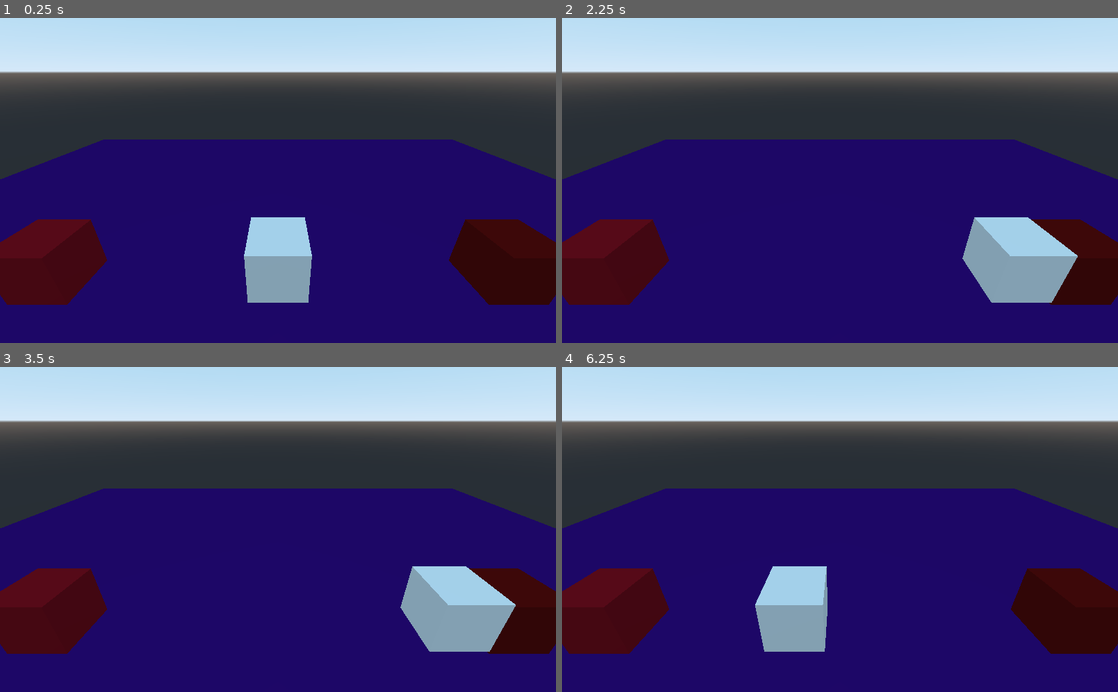
Above: before the commit, frames 1-4 (two rows, left to right).
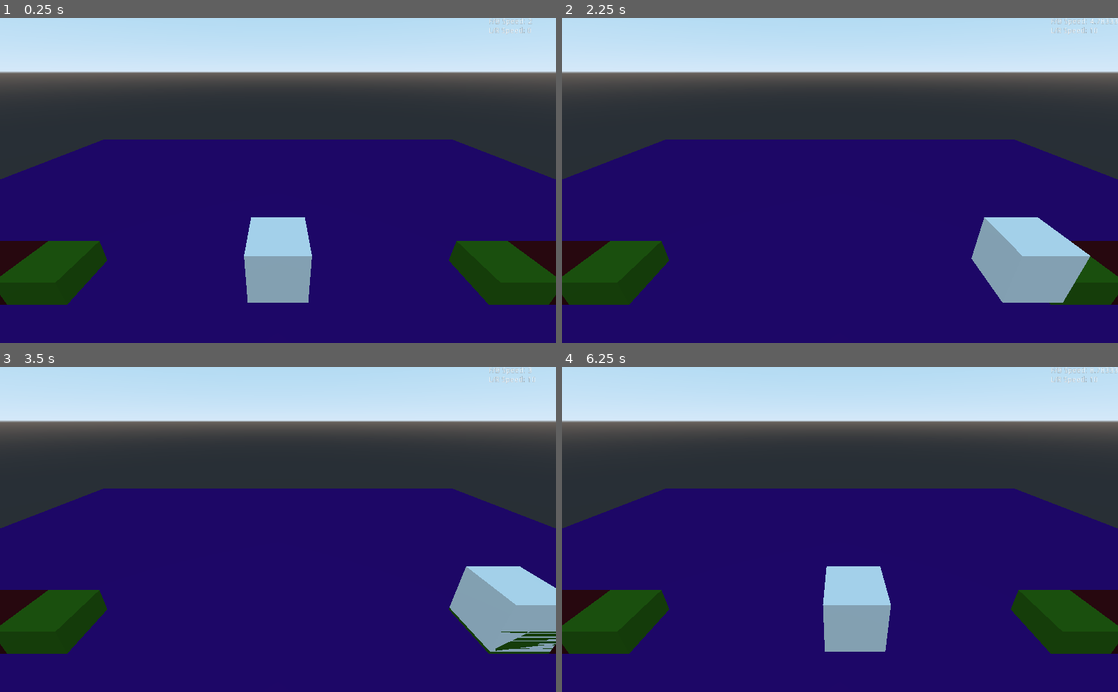
Above: after the commit, the same moments.

Repository: DevinPentecost/ld44
Game: Godot game, scene res://scenes/DevinTestScene.tscn
Two runs of this game, one before a commit and one after it. Both use one fixed random seed, a clock stepped at 60 frames per second and the inputs below. The project has no main scene, so this scene is started directly.
Inputs:
- Up to frame 1 (0.25 s): no input
- Up to frame 2 (2.25 s): tap Enter at 0.5 s; hold D (move_right) 0.53-1.28 s; hold W (boost) 0.53-1.28 s; hold S (brake) 1.28-2.03 s; tap W (boost) at 1.35 s; tap Space at 2 s; hold D (move_right) from 2.03 s (still down); hold W (boost) from 2.03 s (still down)
- Up to frame 3 (3.5 s): keep holding D (move_right); release W (boost) at 2.78 s; tap W (boost) at 2.85 s
- Up to frame 4 (6.25 s): release D (move_right) at 3.53 s; hold W (boost) 3.53-4.28 s; hold A (move_left) 3.53-5.03 s; tap W (boost) at 4.35, 5.85 s; hold S (brake) 5.03-5.78 s; hold W (boost) 5.03-5.78 s; tap Enter at 5.75 s; hold D (move_right) from 5.78 s (still down)

The runs differ from the first frame. In frame 1, 7.9% of the frame differs, in the area x 0-100%, y 0-89%; in frame 2, 7.0%; in frame 3, 10%; in frame 4, 14%.

Commit message:
Committing player, can colide with terrain

Diff:
--- a/project/objects/Player/Player.gd
+++ b/project/objects/Player/Player.gd
@@ -28,21 +28,47 @@
 		#You can always brake
 		return brake
 
-
-#The player's movement state object
 var movement_state = MovementState.new()
+
+class CollisionState:
+	var shoulder = false
+	var wall = false
+
+	var obstacle_speed #How much to slow down to if you hit an obstacle (instant)
+
+	var wall_speed_adjust = -7 #How slow to go when hitting the wall
+	var wall_acceleration = 8 #How quickly to slow down when hitting the wall
+
+	var shoulder_speed_adjust = -4 #Speed is reduced by this much on the shoulder
+
+	func is_colliding_shoulder():
+		return shoulder and not wall
+
+var collision_state = CollisionState.new()
+
 
 #Turning speeds
 var turn_speed = 10 #Left and right movement per second normally
 var turn_boost_speed = 6
 var turn_brake_speed = 3
+var current_turn_speed = 0
 
 #Forward speed things
+var current_speed = 1
+var current_acceleration = 0
+var target_speed = 0
+
+
 var max_speed = 10
-var acceleration = 3
+var min_speed = 1
+var acceleration = 4
+
 var max_speed_boost = 15
-var boost_acceleration = 5
-var brake_speed = 5
+var acceleration_boost = 5
+
+var speed_brake = 3
+var acceleration_brake = -9
+
 
 # Called when the node enters the scene tree for the first time.
 func _ready():
@@ -51,13 +77,82 @@
 	set_process_unhandled_key_input(true)
 
 	#Process every frame as well
-	set_process(true)
-
-func _process(delta):
+	#set_process(true)
+	set_physics_process(true)
+
+func connect_to_terrain_areas(shoulders, walls):
+	#Each shoulder needs to connect it's body entered function to call our callback
+	for shoulder in shoulders:
+		shoulder.connect("body_entered", self, "_on_shoulder_body_entered")
+		shoulder.connect("body_exited", self, "_on_shoulder_body_exited")
+
+	#Each shoulder needs to connect it's body entered function to call our callback
+	for wall in walls:
+		wall.connect("body_entered", self, "_on_wall_body_entered")
+		wall.connect("body_exited", self, "_on_wall_body_exited")
+
+func _physics_process(delta):
+
 	#Are we moving?
-	_process_movement(delta)
-
-func _process_movement(delta):
+	_process_movement_turn(delta)
+
+	#Are we speeding?
+	_process_movement_forward(delta)
+
+func _process_movement_forward(delta):
+
+	#Are we boosting or braking?
+	if movement_state.is_braking():
+		#We need to start slowing down
+		target_speed = speed_brake
+		current_acceleration = acceleration_brake
+
+	elif movement_state.is_boosting():
+		#We start speeding up!
+		target_speed = max_speed_boost
+		current_acceleration = acceleration_boost
+
+	else:
+		#Regular movemement
+		target_speed = max_speed
+		current_acceleration = acceleration
+
+
+	#Are we hitting a wall?
+	if collision_state.wall:
+		#Slow way down!
+		target_speed += collision_state.wall_speed_adjust
+		target_speed = max(target_speed, min_speed)
+		current_acceleration = collision_state.wall_acceleration
+
+	#If we are hitting the shoulder, slow down a bit
+	if collision_state.is_colliding_shoulder():
+		target_speed += collision_state.shoulder_speed_adjust
+		target_speed = max(target_speed, min_speed)
+
+	#Are we going too fast?
+	if current_speed > target_speed:
+		current_acceleration = -abs(acceleration)
+
+	#Increment our velocity according to our acceleration (adjusted by frame delta)
+	var velocity_change = current_acceleration * delta
+	current_speed += velocity_change
+
+	#We can't go past our target
+	if current_acceleration > 0:
+		#We are speeding up
+		if current_speed > target_speed:
+			current_speed = target_speed
+
+	elif current_acceleration < 0:
+		#We are slowing down
+		if current_speed < target_speed:
+			current_speed = target_speed
+
+	#Make sure we don't accidentally go too slow
+	current_speed = max(current_speed, min_speed)
+
+func _process_movement_turn(delta):
 
 	#Which direction to move?
 	var movement_direction = movement_state.get_movement_direction()
@@ -68,6 +163,9 @@
 		turning_speed = turn_brake_speed
 	elif movement_state.is_boosting():
 		turning_speed = turn_boost_speed
+
+
+	current_turn_speed = turning_speed * movement_direction
 
 	var movement_vector = Vector3(turning_speed, 0, 0) * movement_direction
 
@@ -96,3 +194,25 @@
 		movement_state.brake = true
 	elif event.is_action_released("brake"):
 		movement_state.brake = false
+
+func _on_shoulder_body_entered(body):
+	#Check we're the one who is affected
+	if body == self:
+		collision_state.shoulder = true
+
+
+func _on_shoulder_body_exited(body):
+	#Check if we're the one who is affected
+	if body == self:
+		collision_state.shoulder = false
+
+func _on_wall_body_entered(body):
+	#Check we're the one who is affected
+	if body == self:
+		collision_state.wall = true
+
+
+func _on_wall_body_exited(body):
+	#Check if we're the one who is affected
+	if body == self:
+		collision_state.wall = false
--- /dev/null
+++ b/project/objects/Track/Shoulder.tscn
@@ -0,0 +1,18 @@
+[gd_scene load_steps=4 format=2]
+
+[sub_resource type="BoxShape" id=1]
+
+[sub_resource type="SpatialMaterial" id=2]
+albedo_color = Color( 0.14902, 0.372549, 0.0470588, 1 )
+
+[sub_resource type="CubeMesh" id=3]
+material = SubResource( 2 )
+
+[node name="Shoulder" type="Area"]
+
+[node name="CollisionShape" type="CollisionShape" parent="."]
+shape = SubResource( 1 )
+
+[node name="MeshInstance" type="MeshInstance" parent="."]
+mesh = SubResource( 3 )
+material/0 = null
--- /dev/null
+++ b/project/objects/Track/Wall.tscn
@@ -0,0 +1,25 @@
+[gd_scene load_steps=5 format=2]
+
+[sub_resource type="BoxShape" id=1]
+
+[sub_resource type="CubeMesh" id=2]
+
+[sub_resource type="SpatialMaterial" id=3]
+albedo_color = Color( 0.227451, 0.0235294, 0.0509804, 1 )
+
+[sub_resource type="BoxShape" id=4]
+
+[node name="Wall" type="StaticBody"]
+
+[node name="CollisionShape" type="CollisionShape" parent="."]
+shape = SubResource( 1 )
+
+[node name="MeshInstance" type="MeshInstance" parent="."]
+mesh = SubResource( 2 )
+material/0 = SubResource( 3 )
+
+[node name="Area" type="Area" parent="."]
+
+[node name="CollisionShape" type="CollisionShape" parent="Area"]
+transform = Transform( 1, 0, 0, 0, 1, 0, 0, 0, 1, 0.1, 0, 0 )
+shape = SubResource( 4 )
--- a/project/scenes/DevinTestScene.tscn
+++ b/project/scenes/DevinTestScene.tscn
@@ -1,7 +1,33 @@
-[gd_scene load_steps=10 format=2]
+[gd_scene load_steps=9 format=2]
 
 [ext_resource path="res://objects/Player/Player.tscn" type="PackedScene" id=1]
 [ext_resource path="res://objects/PlayerCamera/PlayerCamera.tscn" type="PackedScene" id=2]
+[ext_resource path="res://objects/Track/Wall.tscn" type="PackedScene" id=3]
+[ext_resource path="res://objects/Track/Shoulder.tscn" type="PackedScene" id=4]
+
+[sub_resource type="GDScript" id=8]
+script/source = "extends Spatial
+
+onready var player = $Player
+
+onready var speed_label = $PlayerSpeed
+
+# Called when the node enters the scene tree for the first time.
+func _ready():
+	set_process(true)
+
+	var shoulders = [$Shoulders/Shoulder, $Shoulders/Shoulder2]
+	var walls = [$Walls/Wall/Area, $Walls/Wall2/Area]
+	player.connect_to_terrain_areas(shoulders, walls)
+
+func _process(delta):
+	_display_speed()
+
+func _display_speed():
+
+	var text = \"F/B Speed: %s\\nL/R Speed: %s\" % [player.current_speed, player.current_turn_speed]
+	speed_label.text = text
+"
 
 [sub_resource type="BoxShape" id=1]
 extents = Vector3( 20, 0.1, 20 )
@@ -13,18 +39,8 @@
 material = SubResource( 3 )
 size = Vector2( 40, 40 )
 
-[sub_resource type="BoxShape" id=4]
-
-[sub_resource type="SpatialMaterial" id=5]
-albedo_color = Color( 0.368627, 0.027451, 0.027451, 1 )
-
-[sub_resource type="CubeMesh" id=6]
-material = SubResource( 5 )
-
-[sub_resource type="SpatialMaterial" id=7]
-albedo_color = Color( 0.521569, 0.0352941, 0.0901961, 1 )
-
 [node name="DevinTestScene" type="Spatial"]
+script = SubResource( 8 )
 
 [node name="Ground" type="StaticBody" parent="."]
 
@@ -43,22 +59,22 @@
 
 [node name="Walls" type="Spatial" parent="."]
 
-[node name="Wall" type="StaticBody" parent="Walls"]
-transform = Transform( 1, 0, 0, 0, 1, 0, 0, 0, 1, -8, 1, 0 )
+[node name="Wall2" parent="Walls" instance=ExtResource( 3 )]
+transform = Transform( -1, 0, -8.74228e-008, 0, 1, 0, 8.74228e-008, 0, -1, 10, 0, 0 )
 
-[node name="CollisionShape" type="CollisionShape" parent="Walls/Wall"]
-shape = SubResource( 4 )
+[node name="Wall" parent="Walls" instance=ExtResource( 3 )]
+transform = Transform( 1, 0, 0, 0, 1, 0, 0, 0, 1, -10, 0, 0 )
 
-[node name="MeshInstance" type="MeshInstance" parent="Walls/Wall"]
-mesh = SubResource( 6 )
-material/0 = SubResource( 7 )
+[node name="PlayerSpeed" type="Label" parent="."]
+anchor_left = 1.0
+anchor_right = 1.0
+margin_left = -124.0
+margin_bottom = 35.0
 
-[node name="Wall2" type="StaticBody" parent="Walls"]
-transform = Transform( 1, 0, 0, 0, 1, 0, 0, 0, 1, 8, 1, 0 )
+[node name="Shoulders" type="Spatial" parent="."]
 
-[node name="CollisionShape" type="CollisionShape" parent="Walls/Wall2"]
-shape = SubResource( 4 )
+[node name="Shoulder" parent="Shoulders" instance=ExtResource( 4 )]
+transform = Transform( 1, 0, 0, 0, 1, 0, 0, 0, 1, -8, 0, 0 )
 
-[node name="MeshInstance" type="MeshInstance" parent="Walls/Wall2"]
-mesh = SubResource( 6 )
-material/0 = null
+[node name="Shoulder2" parent="Shoulders" instance=ExtResource( 4 )]
+transform = Transform( 1, 0, 0, 0, 1, 0, 0, 0, 1, 8, 0, 0 )
